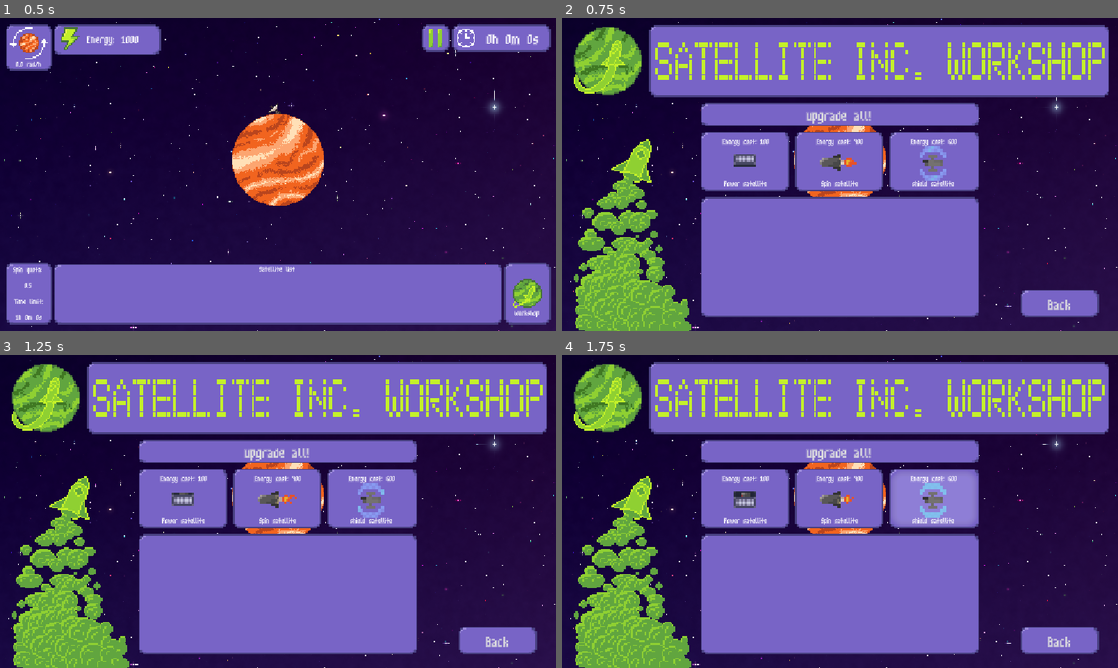
Above: before the commit, frames 1-4 (two rows, left to right).
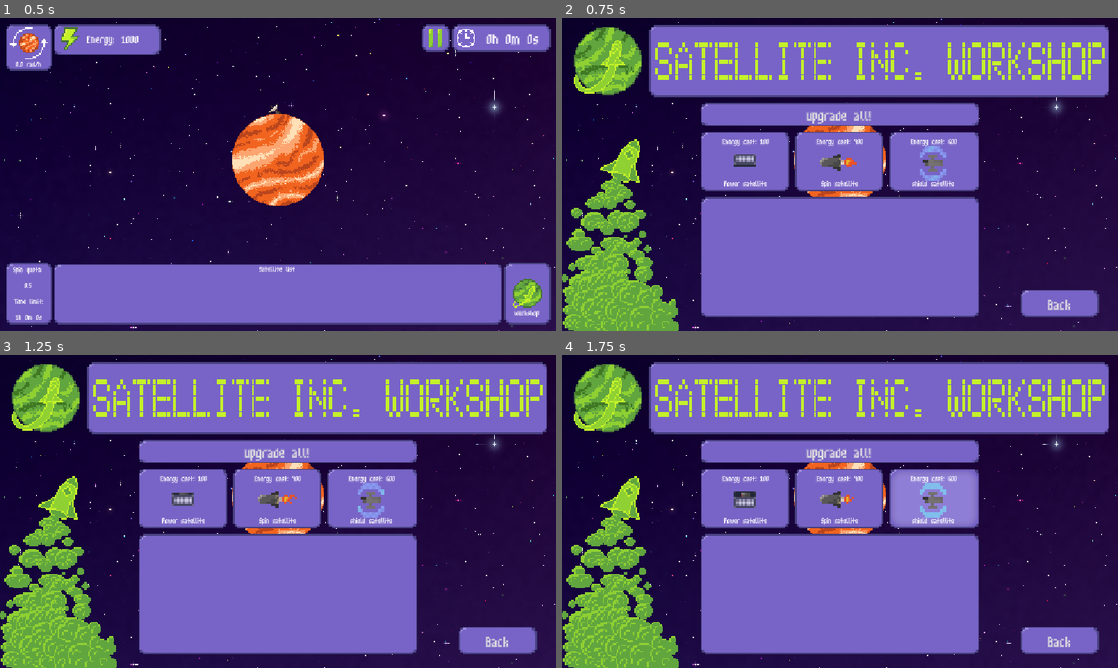
Above: after the commit, the same moments.

Repository: SpookyPlagueDoc777/Orbit-game
Game: Godot game, scene res://Scenes/Game/main_node.tscn
Two runs of this game, one before a commit and one after it. Both use one fixed random seed, a clock stepped at 60 frames per second and the inputs below.
Inputs (mouse positions are in pixels of both pictures, inside the frame that each line leads up to):
- Up to frame 1 (0.5 s): no input
- Up to frame 2 (0.75 s): click (1090, 293) at 0.5 s
- Up to frame 3 (1.25 s): no input
- Up to frame 4 (1.75 s): tap Enter at 1.25 s; move the mouse to (962, 495) at 1.27 s; click (962, 495) at 1.42 s

Frame 1 is identical in both runs. In frame 2, 5.1% of the frame differs, in the area x 0-24%, y 38-100%; in frame 3, 5.1%; in frame 4, 5.1%.

Commit message:
Satellites launch works
idk many good changes

Diff:
--- a/Code/Game/Satellites/power_satellite.gd
+++ b/Code/Game/Satellites/power_satellite.gd
@@ -10,7 +10,7 @@
 	orbitradius = 150
 
 	## Satellite stats
-	satenergyprod = 1
+	satenergyprod = 2
 	satenergylaunch = 100
 	satspinprod = 0
 
--- a/Code/Game/Satellites/spin_satellite.gd
+++ b/Code/Game/Satellites/spin_satellite.gd
@@ -7,7 +7,7 @@
 	satellitetype = "Spin"
 	health = 5
 	facesplanet = true
-	orbitradius = 150
+	orbitradius = 100
 
 	## Satellite stats
 	satenergyprod = 0
--- a/Code/Game/game_scene.gd
+++ b/Code/Game/game_scene.gd
@@ -21,6 +21,7 @@
 func _physics_process(delta: float) -> void:
 	if !Global.is_paused:
 		planet.rotation += Global.spin_speed * delta
+		SatelliteManager.planetrotation = planet.rotation
 
 func _input(event: InputEvent) -> void:
 	if event is InputEventMouseButton:
@@ -30,7 +31,6 @@
 			in_menu = false
 		if event.is_pressed():
 			if event.button_index == MOUSE_BUTTON_WHEEL_UP && !in_menu:
-				print(camera.get_local_mouse_position())
 				zoomscale = 1.5
 				zoom_at(zoomscale)
 			if event.button_index == MOUSE_BUTTON_WHEEL_DOWN && !in_menu:
--- a/Code/Game/main_node.gd
+++ b/Code/Game/main_node.gd
@@ -10,6 +10,7 @@
 @onready var game_won: Label = $CanvasLayer/GameUI/GameWon
 @onready var game_over_timer: Timer = $CanvasLayer/GameUI/GameOver/GameOverTimer
 @onready var game_won_timer: Timer = $CanvasLayer/GameUI/GameWon/GameWonTimer
+@onready var satellites: Node2D = $GameScene/Planet/Satellites
 
 
 #timer stuff
@@ -17,15 +18,15 @@
 var TimerMinutes: int = 0
 var TimerHours: int = 0
 
-func check_quota():
-	var check
-	if snappedf(Global.spin_speed, 0.001) >= Global.quota:
+func check_quota() -> bool:
+	var check: bool
+	if Global.spin_speed >= Global.quota:
 		check = true
 	else:
 		check = false
 	return check
 
-func check_timer_limit_reached():
+func check_timer_limit_reached() -> void:
 	if TimerHours >= Global.time_limit_h:
 			if TimerMinutes >= Global.time_limit_m:
 					if TimerSeconds >= Global.time_limit_s and check_quota() == false:
@@ -33,18 +34,21 @@
 						Engine.time_scale = 0.1
 						game_over_timer.start()
 
-func check_quota_reached():
+func check_quota_reached() -> void:
 	if check_quota() == true:
 		game_won.visible = true
 		Engine.time_scale = 0.1
 		game_won_timer.start()
 
+func _on_game_won_timer_timeout() -> void:
+	Engine.time_scale = 1
+	Global.quota = randf_range(Global.spin_speed + 0.001, 2 * Global.quota)
+
+
 func _on_game_over_timer_timeout() -> void:
 	Engine.time_scale = 1
-	get_tree().reload_current_scene()
-
-func _on_game_won_timer_timeout() -> void:
-	Engine.time_scale = 1
+	for i in satellites.get_children():
+		i.queue_free()
 	get_tree().reload_current_scene()
 
 
--- a/Code/Game/satellite.gd
+++ b/Code/Game/satellite.gd
@@ -29,6 +29,7 @@
 	tween.set_ease(Tween.EASE_IN)
 	tween.set_trans(Tween.TRANS_SINE)
 	$".".position = Vector2(7, -64)
+	print($".".position)
 	orbitspeed = sqrt(Global.G * Global.planetmass / orbitradius)
 	tween.tween_property($".","position", Vector2(orbitradius * cos(baseangle), -orbitradius * sin(baseangle)), sqrt(orbitradius) * randf_range(0.5,2)/(5*1.75))
 	tween.emit_signal("finished")
@@ -45,11 +46,13 @@
 			tween.play()
 	if !launchanimation:
 		orbit_planet()
-	if facesplanet:
-		spin_satellite()
+	spin_satellite()
 
 func spin_satellite() -> void:
-	rotation = baseangle + PI/2
+	if facesplanet:
+		rotation = baseangle + PI/2
+	else:
+		rotation = -SatelliteManager.planetrotation
 
 func _on_area_2d_area_entered(area: Area2D) -> void:
 	health -= 1
--- a/Code/Game/satellites_list.gd
+++ b/Code/Game/satellites_list.gd
@@ -3,7 +3,14 @@
 const POWER_SATELLITE = preload("uid://bvkw14d2odqso")
 const SHIELD_SATELLITE = preload("uid://kybt02uh27cp")
 const SPIN_SATELLITE = preload("uid://dlbawowx6xel6")
+const GAME_SCENE = preload("uid://cbp01vsjbcswu")
+@onready var satellites: Node2D = $"../MainNode/GameScene/Planet/Satellites"
 
+
+
+
+
+var planetrotation: float
 
 # Called when the node enters the scene tree for the first time.
 func _ready() -> void:
@@ -16,6 +23,8 @@
 
 func launch_satellite(satellitetype: int) -> void:
 	var thesatellite
+	var gamenodes: = GAME_SCENE.instantiate()
+	print(gamenodes.get_child(1).get_child(2).name)
 	match satellitetype:
 		0:
 			thesatellite = POWER_SATELLITE.instantiate()
@@ -24,8 +33,7 @@
 		2:
 			thesatellite = SPIN_SATELLITE.instantiate()
 	if Global.energy >= thesatellite.satenergylaunch:
-		print(Global.energy)
-		print(thesatellite.satenergylaunch)
-		add_child(thesatellite)
 		thesatellite.add_to_group("SatelliteGroup")
+		satellites.add_child(thesatellite)
+		thesatellite.spin_satellite()
 		Global.energy -= thesatellite.satenergylaunch
--- a/Code/Ui/game_ui.gd
+++ b/Code/Ui/game_ui.gd
@@ -39,5 +39,3 @@
 		var satelitus = SATELLITE_INFO.instantiate()
 		satellite_container.add_child(satelitus)
 		satelitus.update_info(member)
-
-	print(satellites)
--- a/Code/Ui/shop_menu.gd
+++ b/Code/Ui/shop_menu.gd
@@ -1,9 +1,8 @@
 extends Control
-
 
 # Called when the node enters the scene tree for the first time.
 func _ready() -> void:
-	pass # Replace with function body.
+	pass
 
 
 # Called every frame. 'delta' is the elapsed time since the previous frame.
--- a/Scenes/Game/Satellites/power_satellite.tscn
+++ b/Scenes/Game/Satellites/power_satellite.tscn
@@ -85,6 +85,7 @@
 
 [node name="PowerSatellite" type="CharacterBody2D" unique_id=1376342862]
 script = ExtResource("1_eujg2")
+satenergyprod = 2
 satenergylaunch = 100
 metadata/_custom_type_script = "uid://rv83iop2l27h"
 
--- a/Scenes/Game/Satellites/spin_satellite.tscn
+++ b/Scenes/Game/Satellites/spin_satellite.tscn
@@ -43,6 +43,7 @@
 
 [node name="SpinSatellite" type="CharacterBody2D" unique_id=458181133]
 script = ExtResource("1_mopy8")
+orbitradius = 100.0
 facesplanet = true
 satenergylaunch = 400
 satspinprod = 0.005
--- a/Scenes/Game/main_node.tscn
+++ b/Scenes/Game/main_node.tscn
@@ -80,6 +80,10 @@
 grow_horizontal = 2
 grow_vertical = 0
 
+[node name="TextureRect2" parent="CanvasLayer/GameUI/Shop_ui/ShopMenu/Control" parent_id_path=PackedInt32Array(138886182, 565247265, 784231603) index="1" unique_id=605020551]
+offset_left = 0.0
+offset_right = 249.0
+
 [node name="Root_pause" parent="CanvasLayer" unique_id=477685508 instance=ExtResource("4_3qm64")]
 visible = false
 
--- a/Scenes/UI/game_ui.tscn
+++ b/Scenes/UI/game_ui.tscn
@@ -356,6 +356,10 @@
 [node name="ShopMenu" parent="Shop_ui" unique_id=565247265 instance=ExtResource("7_p8jce")]
 visible = false
 
+[node name="TextureRect2" parent="Shop_ui/ShopMenu/Control" parent_id_path=PackedInt32Array(565247265, 784231603) index="1" unique_id=605020551]
+offset_left = 0.0
+offset_right = 249.0
+
 [node name="BackButton" parent="Shop_ui/ShopMenu/BackButton" parent_id_path=PackedInt32Array(565247265, 1845986026) index="0" unique_id=1249383969]
 toggle_mode = false
 
